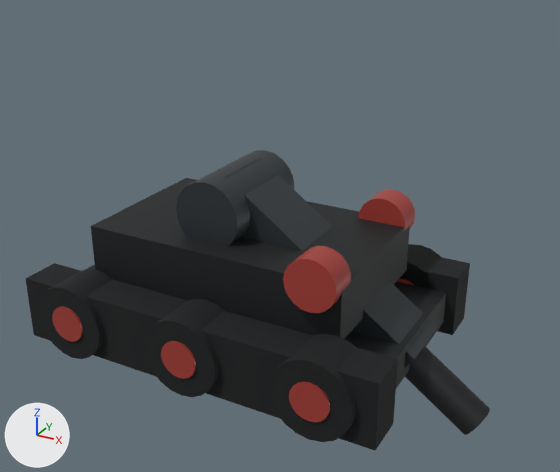
Two versions of the glTF model pterosaur/assets/guardian-tank-1.glb, one commit apart.
Before and after are seen from a camera (50 mm lens) standing at (2.37, -3.93, 2.87) and looking at (0.24, -0.06, 0.93). Arrows for +X, +Y and +Z are at lower left; the lights stay in place. The picture after the commit comes second. Where no turn or scale is listed for an object, it has been applied to the vertices.

The first picture shows 'Cannon muzzle', 'Cannon pivot', 'Guardian one hull', 'Lower chassis', 'Raised cannon', 'Signal hub', 'Signal hub.001', 'Track', 'Track roller.003', 'Track roller.004', 'Track roller.005', 'Track.001' and 5 more.
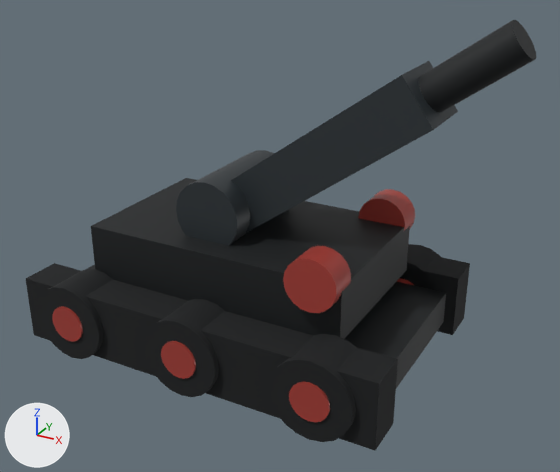
ob_node_19 is not drawn itself; it is the parent of ob_raised_cannon, ob_cannon_muzzle.

Where the change shows, as pixel boxes (x1, y1, x2, y2) in the pictures (560 x 472 px):
'Raised cannon', turned
    before: (225, 158, 438, 368)
    after: (231, 61, 458, 233)
'Cannon muzzle', turned
    before: (405, 346, 490, 435)
    after: (419, 20, 536, 113)

Diff of the bpy script that builds the scene:
```diff
--- a/pterosaur/assets/guardian-tank-1.glb.py
+++ b/pterosaur/assets/guardian-tank-1.glb.py
@@ ob_node_19 @@
 ob_node_19.location = (0.08, 0.0, 0.12)
-ob_node_19.rotation_euler = (0.0, 0.62, 0.0)  # degrees (0, 36, 0)
+ob_node_19.rotation_euler = (0.0, -0.62, 0.0)  # degrees (0, -36, 0)
```
